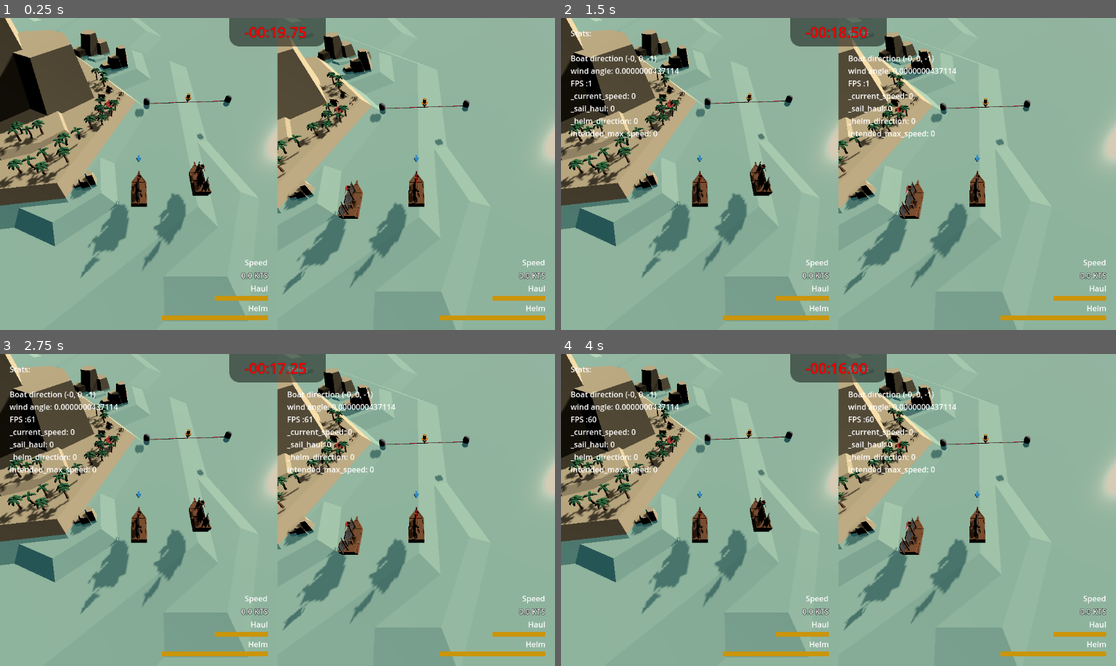
Above: before the commit, frames 1-4 (two rows, left to right).
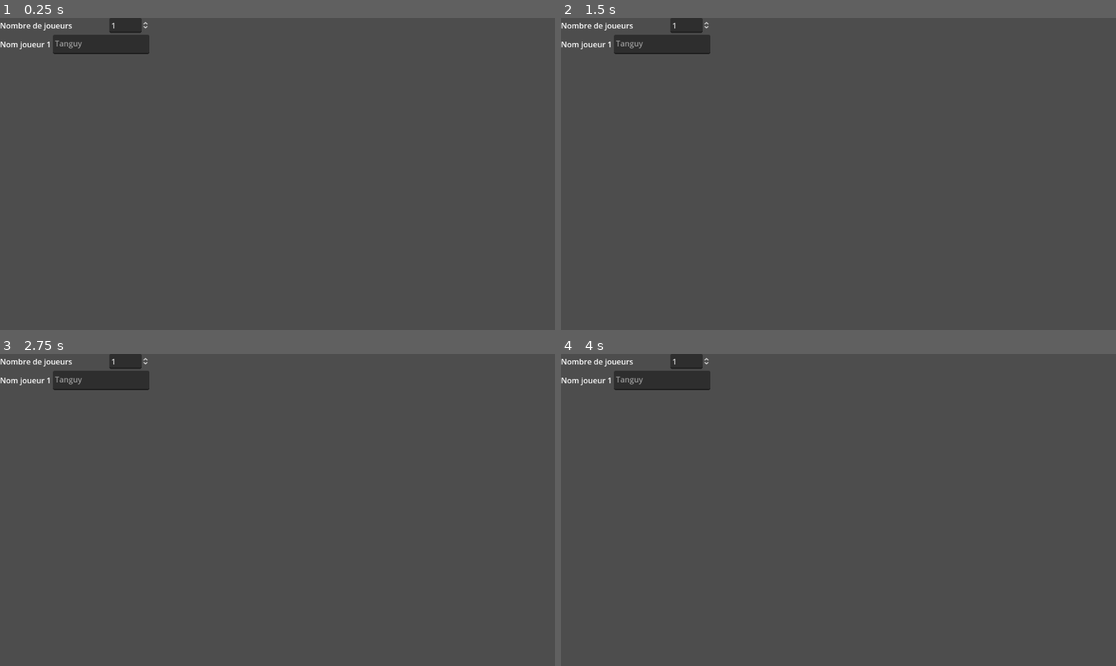
Above: after the commit, the same moments.

Repository: loiclovitana/Crapirate
Game: Godot game, scene res://src/main.tscn
Same seed, same stepped clock (60 frames per second), same inputs: the game is played once before the commit and once after it. Before the commit the project starts from res://src/gamemode/race.tscn.
Inputs (mouse positions are in pixels of both pictures, inside the frame that each line leads up to):
- Up to frame 1 (0.25 s): no input
- Up to frame 2 (1.5 s): tap Enter at 0.5 s; move the mouse to (960, 158) at 0.52 s; click (960, 158) at 0.67 s; move the mouse to (727, 189) at 1.27 s; click (727, 189) at 1.42 s
- Up to frame 3 (2.75 s): move the mouse to (333, 441) at 2.02 s; click (333, 441) at 2.17 s
- Up to frame 4 (4 s): tap Space at 2.75 s; move the mouse to (810, 572) at 2.77 s; click (810, 572) at 2.92 s; move the mouse to (1005, 556) at 3.52 s; click (1005, 556) at 3.67 s

The runs differ from the first frame. In frame 1, 96% of the frame differs, in the area x 0-100%, y 0-100%; in frame 2, 96%; in frame 3, 96%; in frame 4, 96%.

Commit message:
add main menu

Diff:
--- a/project.godot
+++ b/project.godot
@@ -11,7 +11,7 @@
 [application]
 
 config/name="Crapirate"
-run/main_scene="res://src/gamemode/race.tscn"
+run/main_scene="res://src/main.tscn"
 config/features=PackedStringArray("4.2", "Forward Plus")
 config/icon="res://icon.svg"
 
--- a/src/gamemode/race.gd
+++ b/src/gamemode/race.gd
@@ -1,4 +1,4 @@
-extends Node
+extends VBoxContainer
 
 
 @export var timer : float = -20
--- /dev/null
+++ b/src/interface/MainMenu/DynamicPlayerNameInput.gd
@@ -0,0 +1,24 @@
+extends Control
+
+var playerNameInput : PackedScene = preload("res://src/interface/MainMenu/player_name_input.tscn")
+
+# Called when the node enters the scene tree for the first time.
+func _ready() -> void:
+	pass # Replace with function body.
+
+
+# Called every frame. 'delta' is the elapsed time since the previous frame.
+func _process(_delta: float) -> void:
+	pass
+
+
+func _on_number_player_value_changed(value: float) -> void:
+	var children = get_children()
+
+	for i in range(value,len(children)):
+		children[i].queue_free()
+
+	for i in range(len(children),value):
+		var p_input = playerNameInput.instantiate()
+		p_input.get_child(0).set_text("Nom joueur %d" % [i+1])
+		add_child(p_input)
--- /dev/null
+++ b/src/interface/MainMenu/player_name_input.tscn
@@ -0,0 +1,13 @@
+[gd_scene format=3 uid="uid://bw1rw6s1mabbo"]
+
+[node name="PlayerNameInput" type="HBoxContainer"]
+
+[node name="Label" type="Label" parent="."]
+layout_mode = 2
+size_flags_horizontal = 0
+text = "Nom joueur 1"
+
+[node name="PlayerName" type="TextEdit" parent="."]
+custom_minimum_size = Vector2(200, 40)
+layout_mode = 2
+placeholder_text = "Tanguy"
--- a/src/main.tscn
+++ b/src/main.tscn
@@ -1,24 +1,44 @@
-[gd_scene load_steps=5 format=3 uid="uid://bq4wyds1k7lgo"]
+[gd_scene load_steps=3 format=3 uid="uid://bq4wyds1k7lgo"]
 
-[ext_resource type="PackedScene" uid="uid://dltsdrq8grbsc" path="res://src/world/map/map_1.tscn" id="1_b6ytr"]
-[ext_resource type="Script" path="res://src/gamemode/race.gd" id="1_hhrd6"]
-[ext_resource type="PackedScene" uid="uid://brgh15k8ufvrd" path="res://src/player/boat.tscn" id="2_qxrrm"]
-[ext_resource type="Script" path="res://src/StaticCamera.gd" id="4_c1qx7"]
+[ext_resource type="Script" path="res://src/interface/MainMenu/DynamicPlayerNameInput.gd" id="2_cvfrw"]
+[ext_resource type="PackedScene" uid="uid://bw1rw6s1mabbo" path="res://src/interface/MainMenu/player_name_input.tscn" id="3_7u260"]
 
 [node name="Main" type="Node"]
-script = ExtResource("1_hhrd6")
 
-[node name="Map1" parent="." instance=ExtResource("1_b6ytr")]
+[node name="MainMenu" type="Control" parent="."]
+layout_mode = 3
+anchors_preset = 15
+anchor_right = 1.0
+anchor_bottom = 1.0
+grow_horizontal = 2
+grow_vertical = 2
 
-[node name="Boat" parent="." instance=ExtResource("2_qxrrm")]
-unique_name_in_owner = true
-transform = Transform3D(1, 0, 0, 0, 1, 0, 0, 0, 1, -6.10602, 0, 30)
-speed_stat = 10
+[node name="VBoxContainer" type="VBoxContainer" parent="MainMenu"]
+layout_mode = 1
+offset_right = 310.0
+offset_bottom = 75.0
 
-[node name="followCamera" type="Camera3D" parent="Boat"]
-transform = Transform3D(-3.88318e-08, 0.45913, -0.888369, 2.00692e-08, 0.888369, 0.45913, 1, -1.77636e-15, -4.37114e-08, -2.72879, 1.98386, 0)
+[node name="Container" type="HBoxContainer" parent="MainMenu/VBoxContainer"]
+custom_minimum_size = Vector2(300, 30)
+layout_mode = 2
 
-[node name="StaticCamera" type="Camera3D" parent="Boat"]
-transform = Transform3D(1, 0, 0, 0, 1, 0, 0, 0, 1, 0, 10, 6)
-current = true
-script = ExtResource("4_c1qx7")
+[node name="Label" type="Label" parent="MainMenu/VBoxContainer/Container"]
+layout_mode = 2
+size_flags_horizontal = 3
+text = "Nombre de joueurs"
+
+[node name="NumberOfPlayer" type="SpinBox" parent="MainMenu/VBoxContainer/Container"]
+custom_minimum_size = Vector2(50, 0)
+layout_mode = 2
+min_value = 1.0
+max_value = 10.0
+value = 1.0
+
+[node name="DynamicPlayerNameInput" type="VBoxContainer" parent="MainMenu/VBoxContainer"]
+layout_mode = 2
+script = ExtResource("2_cvfrw")
+
+[node name="PlayerNameInput" parent="MainMenu/VBoxContainer/DynamicPlayerNameInput" instance=ExtResource("3_7u260")]
+layout_mode = 2
+
+[connection signal="value_changed" from="MainMenu/VBoxContainer/Container/NumberOfPlayer" to="MainMenu/VBoxContainer/DynamicPlayerNameInput" method="_on_number_player_value_changed"]
--- a/src/player/boat.gd
+++ b/src/player/boat.gd
@@ -1,13 +1,13 @@
 class_name Boat extends CharacterBody3D
 
 #Constants
-const TIME_TO_HAUL = 3
-const TIME_TO_HELM = 1.5
-const TIME_TO_HELM_STRAIGHT = 2.5
-const TIME_FOR_MAX_SPEED = 10.0
+var TIME_TO_HAUL = 3
+var TIME_TO_HELM = 1.5
+var TIME_TO_HELM_STRAIGHT = TIME_TO_HELM+1
+var TIME_FOR_MAX_SPEED = 10.0
 const LIMIT_ANGLE_FULL_BACK_WIND = PI*0.9
-const TIME_TO_FULLTURN = 1.0
-const SPEED_SCALE = 0.1
+var TIME_TO_FULLTURN = 1.0 #Fixme const
+
 
 # stats
 @export_range(1,100) var speed_stat = 5
